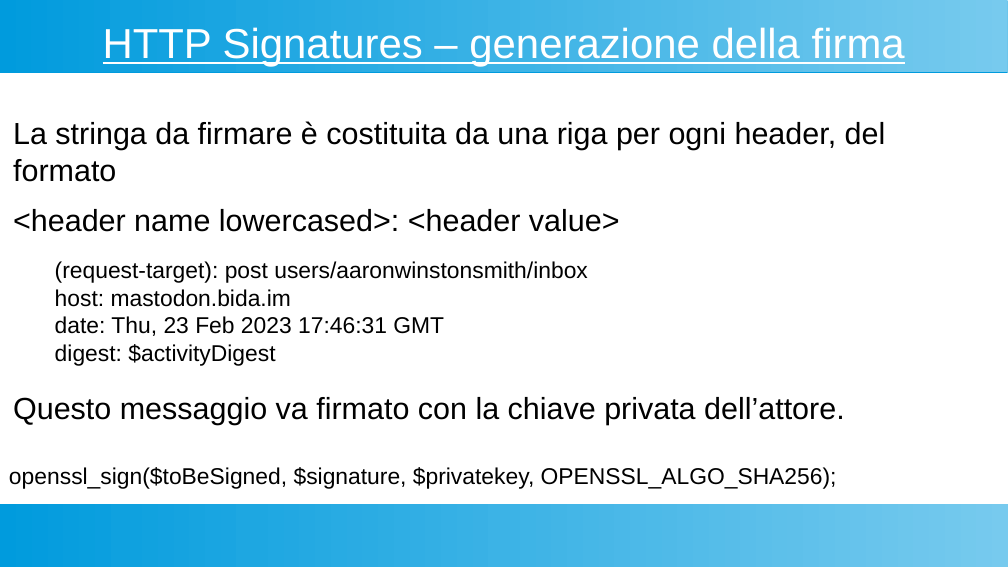
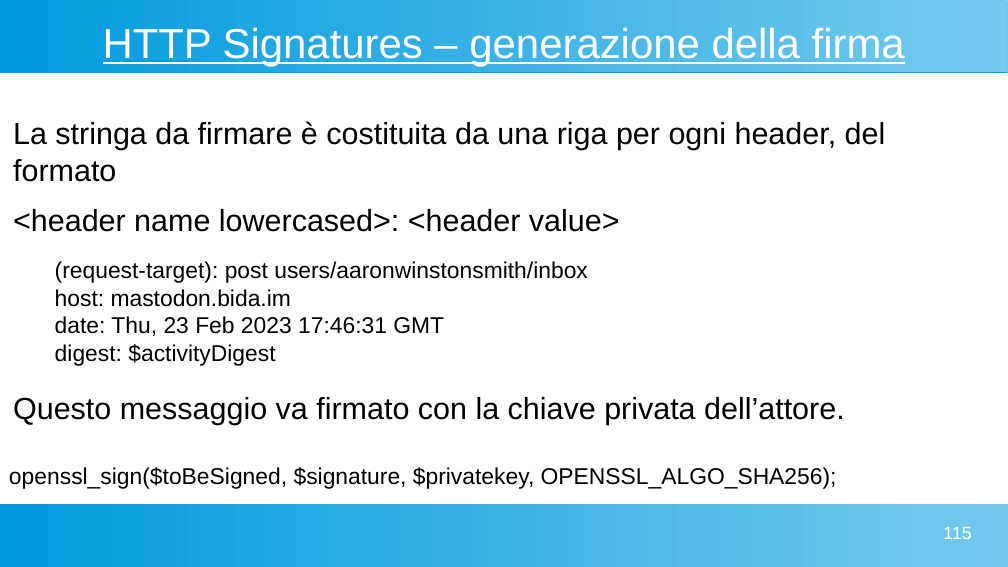
Before and after one commit to cristianolongoodhl/courses, a slide deck: slide 115 of ActivityPubMiniWorkshop/miniActivityPub.odp (slide 105 before the commit). Drawn at 1008x567 pixels with LibreOffice and Linux fonts; fonts in the diff are those of the drawing. Boxes give left, top, right and bottom in pixels: in the first picture for what was removed or moved away, otherwise in the second. Text is boxed around its words. In the diff, an @@ line names an element or a change of style, - is before the commit and + after.

```diff
--- a/ActivityPubMiniWorkshop/miniActivityPub.odp
+++ b/ActivityPubMiniWorkshop/miniActivityPub.odp
@@ page number added at (x1=943, y1=527, x2=971, y2=539), 14 pt, text #FFFFFF @@
+115
```
Also in this commit, not shown: 105 other slides changed, 10 slides added.
